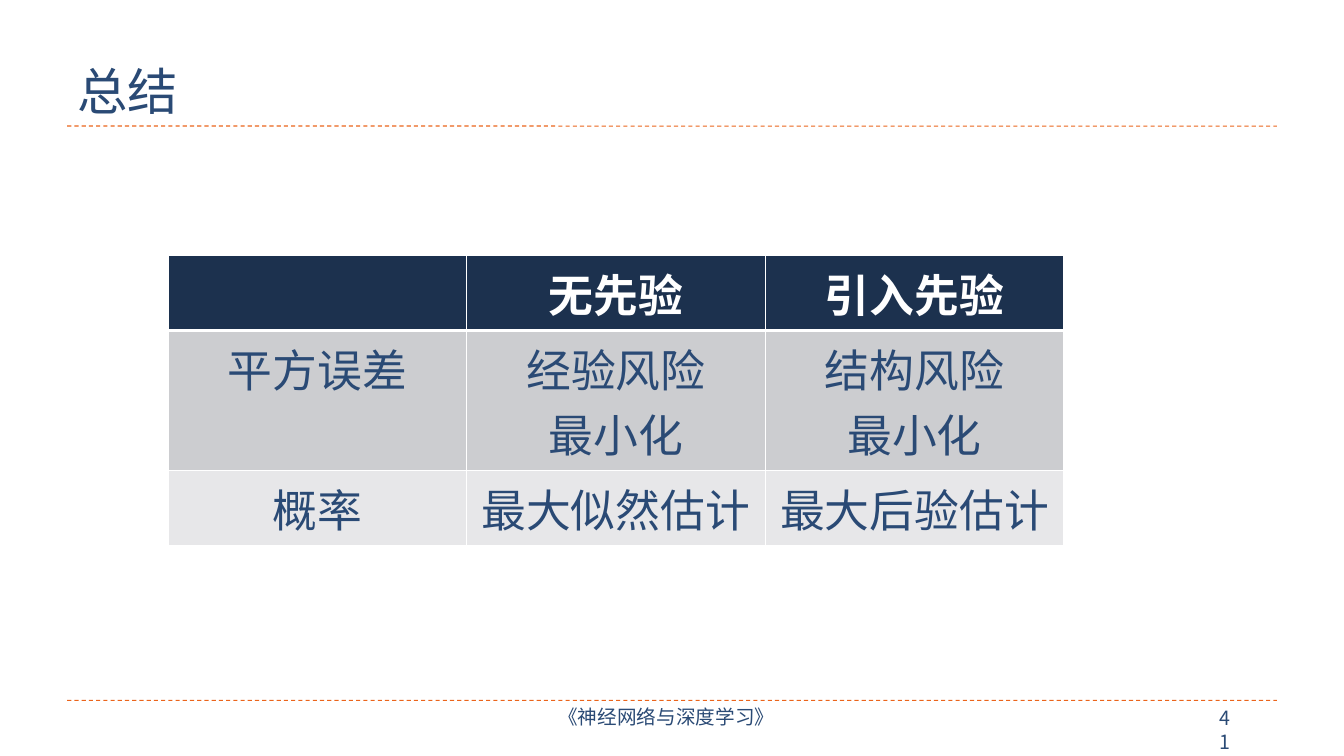
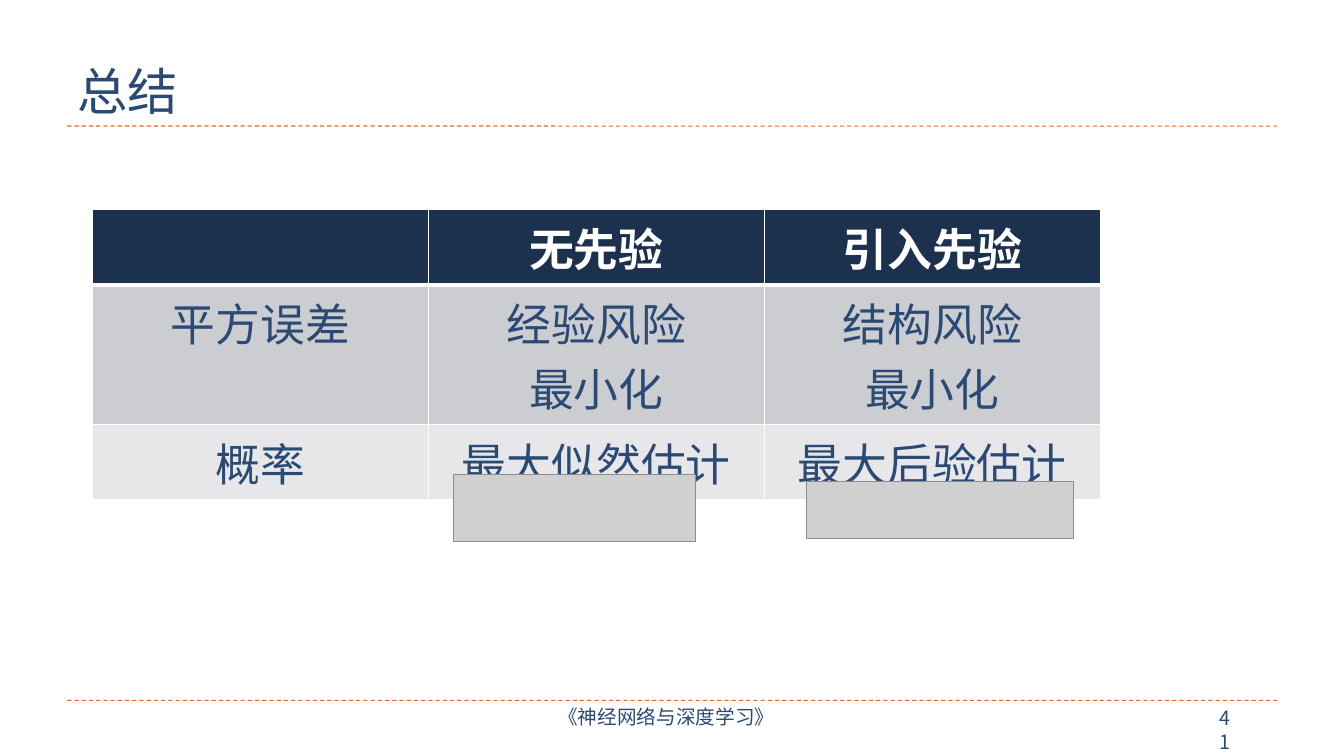
Before and after one commit to nndl/nndl.github.io, a slide deck: slide 41 of ppt/chap-机器学习概述.pptx. Drawn at 1344x756 pixels with LibreOffice and Linux fonts; fonts in the diff are those of the drawing; grey boxes stand for pictures. Boxes give left, top, right and bottom in pixels: in the first picture for what was removed or moved away, otherwise in the second. Text is boxed around its words. In the diff, an @@ line names an element or a change of style, - is before the commit and + after.

```diff
--- a/ppt/chap-机器学习概述.pptx
+++ b/ppt/chap-机器学习概述.pptx
@@ table: place and size @@
-table at box(168, 255, 1064, 535)
+table at box(93, 210, 1100, 497)
@@ picture added at box(454, 474, 696, 541) @@
@@ picture added at box(807, 482, 1074, 539) @@
```
Also in this commit, not shown: 5 other slides changed, 4 slides added, 2 slides removed.
